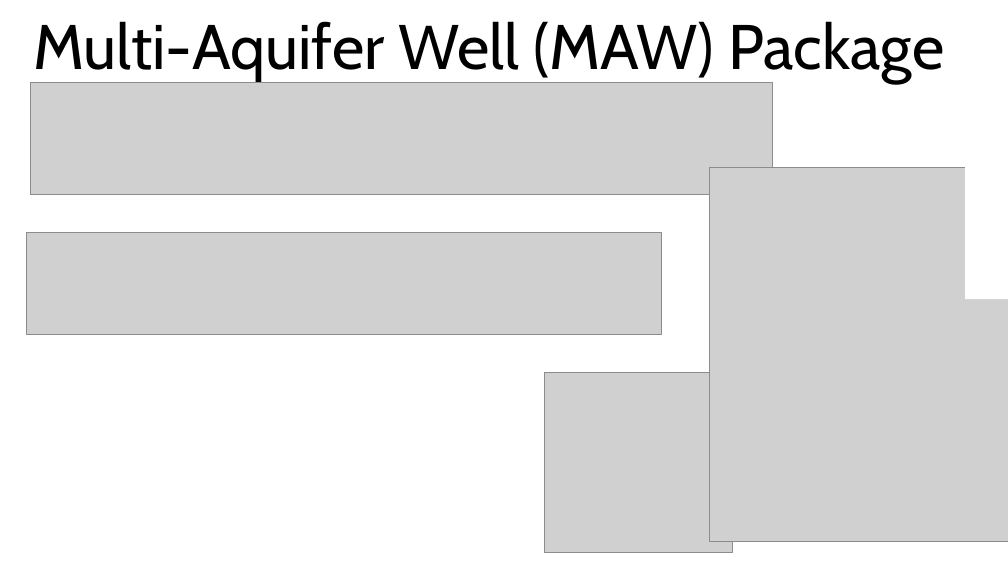
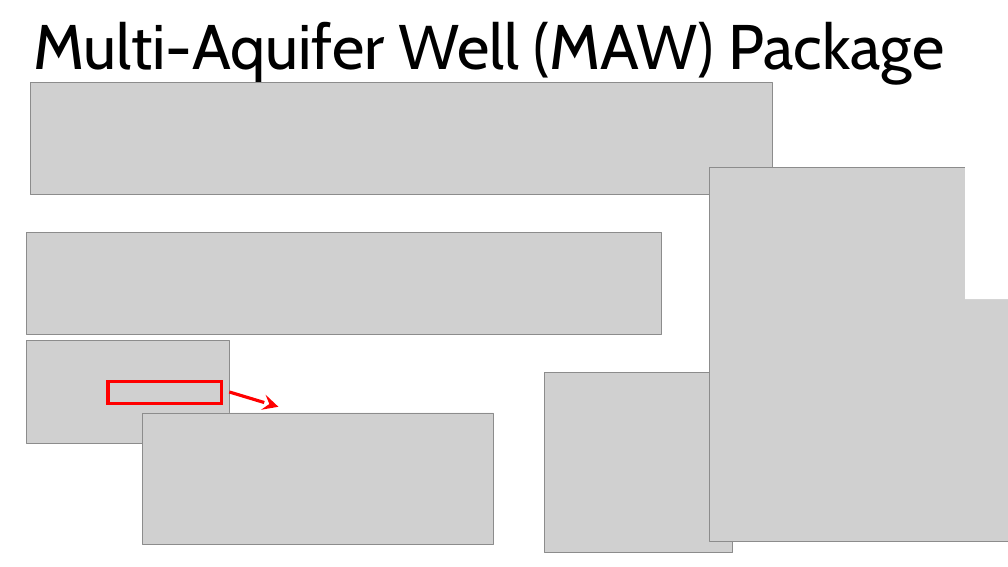
Before and after one commit to jlarsen-usgs/CWEMF-advanced-modflow, a slide deck: slide 20 of presentations/Advanced_Packages.pptx. Drawn at 1008x567 pixels with LibreOffice and Linux fonts; fonts in the diff are those of the drawing; grey boxes stand for pictures. Boxes give left, top, right and bottom in pixels: in the first picture for what was removed or moved away, otherwise in the second. Text is boxed around its words. In the diff, an @@ line names an element or a change of style, - is before the commit and + after.

```diff
--- a/presentations/Advanced_Packages.pptx
+++ b/presentations/Advanced_Packages.pptx
@@ picture added at (x1=27, y1=341, x2=230, y2=444) @@
@@ rectangle added at (x1=108, y1=382, x2=222, y2=404), outline #FF0000 3 pt @@
@@ picture added at (x1=143, y1=413, x2=494, y2=544) @@
@@ arrow added from (229, 392) to (278, 407), #FF0000 3 pt @@
```
Also in this commit, not shown: 1 other slide changed, 4 other files.
